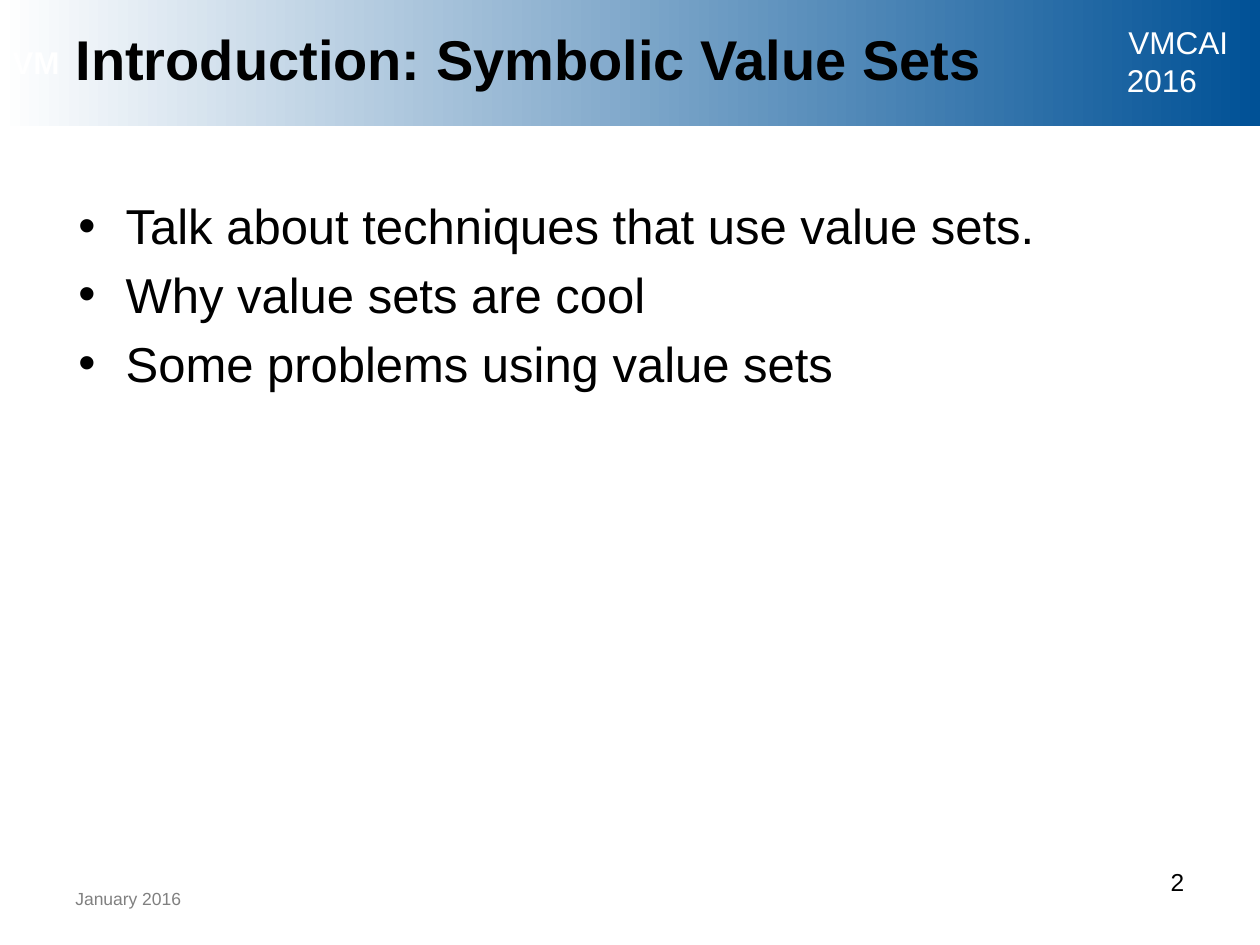
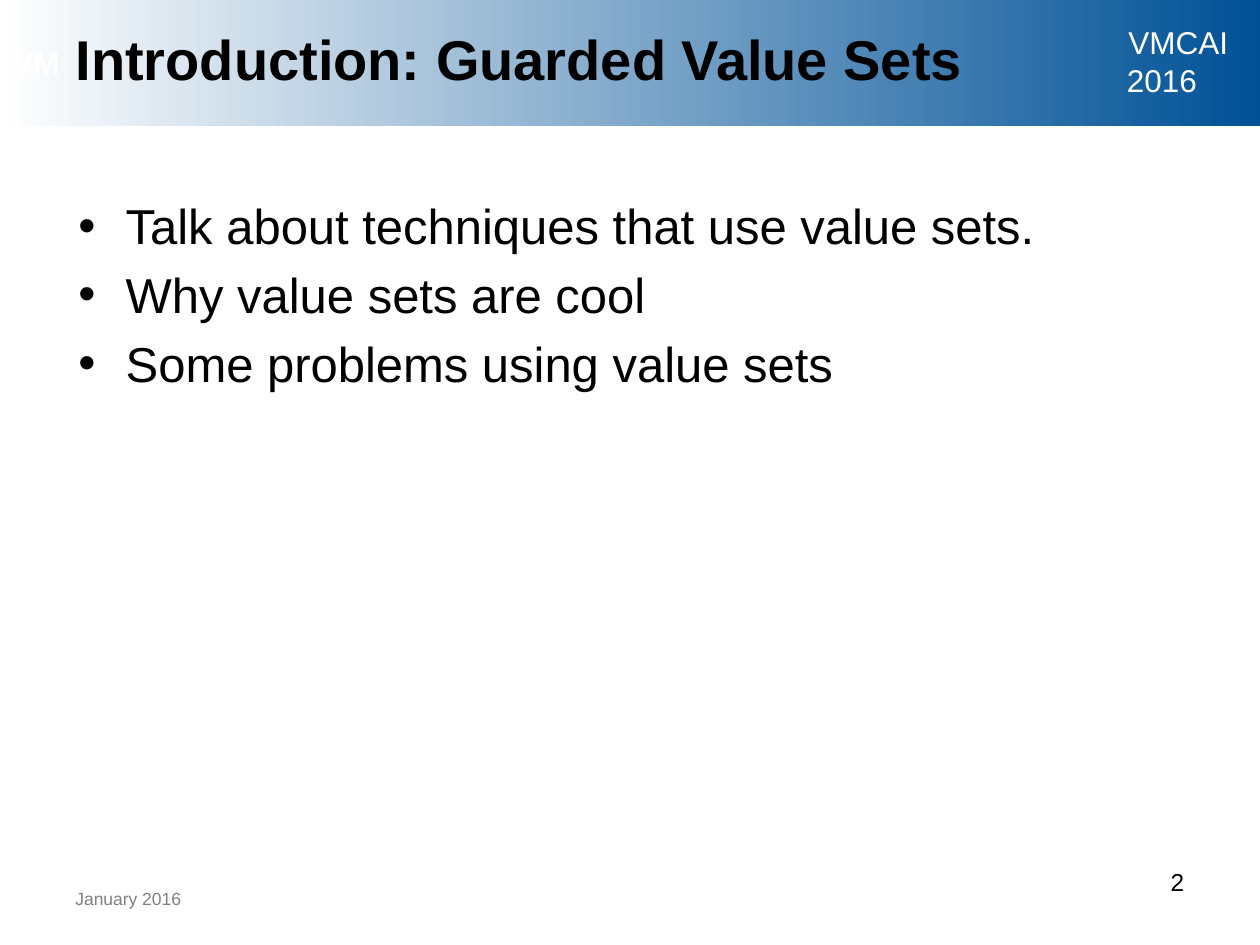
Before and after one commit to ericmercer/uber-lazy, a slide deck: slide 2 of vmcai-2016-slides/vmcai_presentation.pptx. Drawn at 1260x945 pixels with LibreOffice and Linux fonts; fonts in the diff are those of the drawing; background and template pictures are left out. Boxes give left, top, right and bottom in pixels: in the first picture for what was removed or moved away, otherwise in the second. Text is boxed around its words. In the diff, an @@ line names an element or a change of style, - is before the commit and + after.

```diff
--- a/vmcai-2016-slides/vmcai_presentation.pptx
+++ b/vmcai-2016-slides/vmcai_presentation.pptx
@@ title at (x1=76, y1=35, x2=962, y2=90): text changed @@
-Introduction: Symbolic Value Sets
+Introduction: Guarded Value Sets
```
Also in this commit, not shown: 5 other slides changed, 15 slides added.
